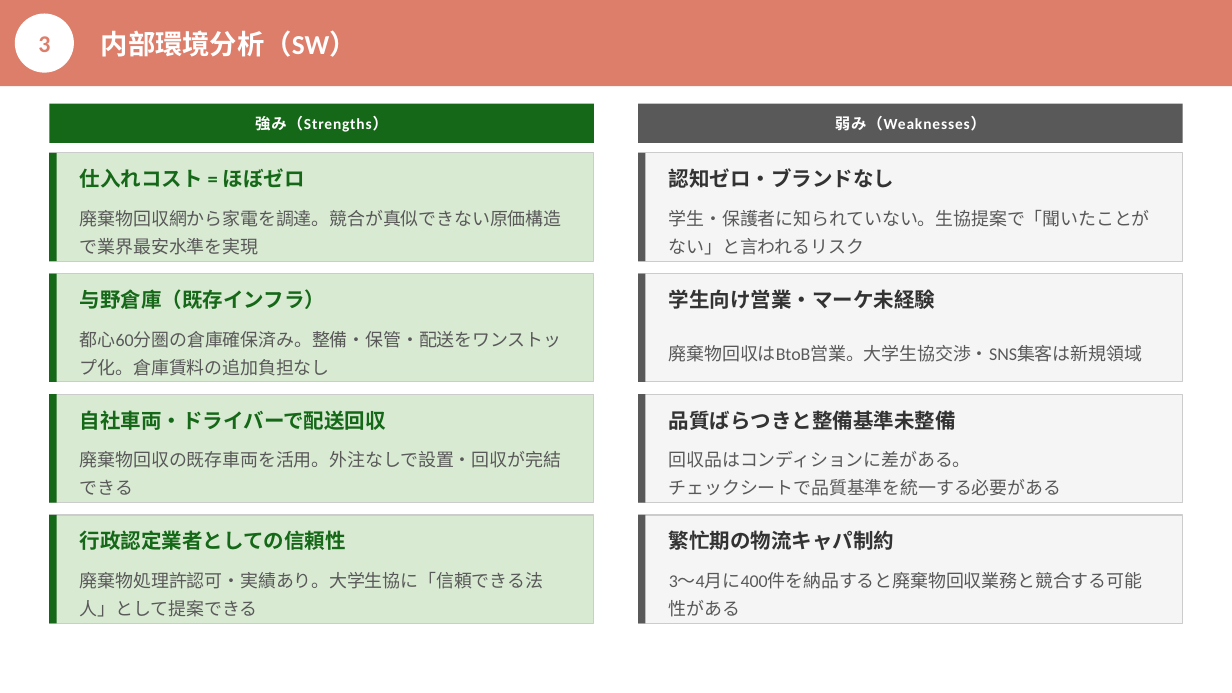
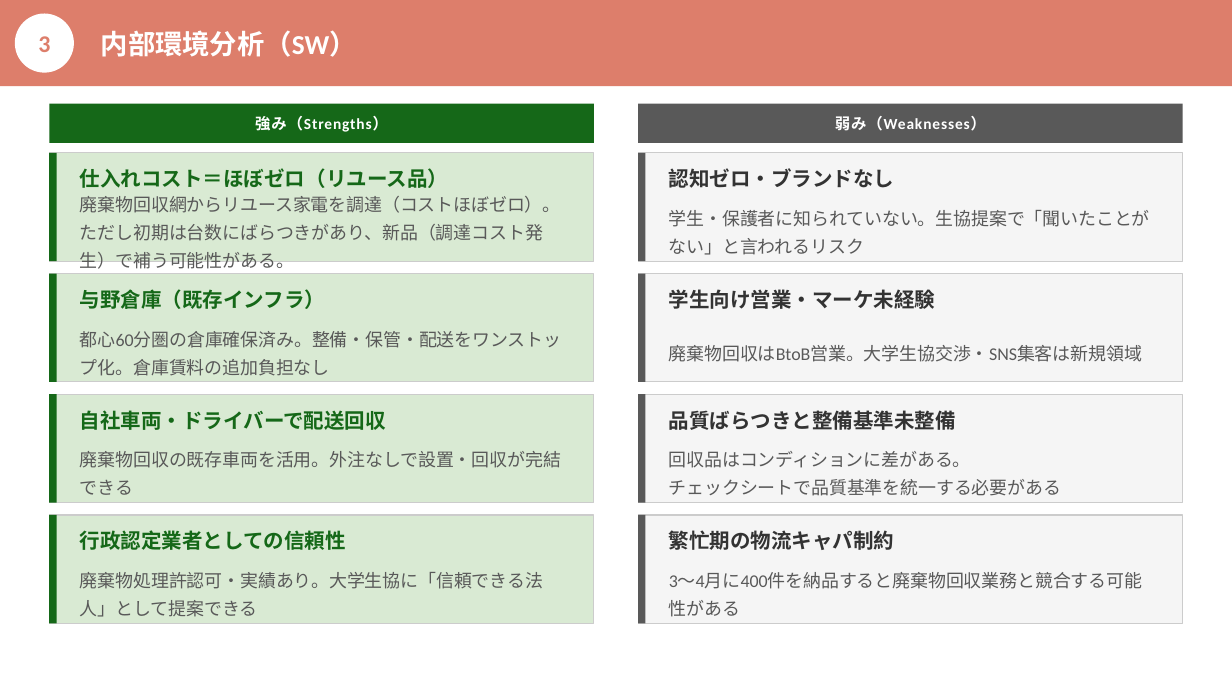
Before and after one commit to monomapblog-ui/sacure, a slide deck: slide 5 of 事業計画書_営業戦略プラン_v2.pptx. Drawn at 1232x693 pixels with LibreOffice and Linux fonts; fonts in the diff are those of the drawing. Boxes give left, top, right and bottom in pixels: in the first picture for what was removed or moved away, otherwise in the second. Text is boxed around its words. In the diff, an @@ line names an element or a change of style, - is before the commit and + after.

```diff
--- a/事業計画書_営業戦略プラン_v2.pptx
+++ b/事業計画書_営業戦略プラン_v2.pptx
@@ text at (x1=80, y1=168, x2=448, y2=188): text changed @@
-仕入れコスト = ほぼゼロ
+仕入れコスト＝ほぼゼロ（リユース品）
@@ text at (x1=80, y1=196, x2=561, y2=273): text changed @@
-廃棄物回収網から家電を調達。競合が真似できない原価構造で業界最安水準を実現
+廃棄物回収網からリユース家電を調達（コストほぼゼロ）。ただし初期は台数にばらつきがあり、新品（調達コスト発生）で補う可能性がある。
```
Also in this commit, not shown: 2 other files.
